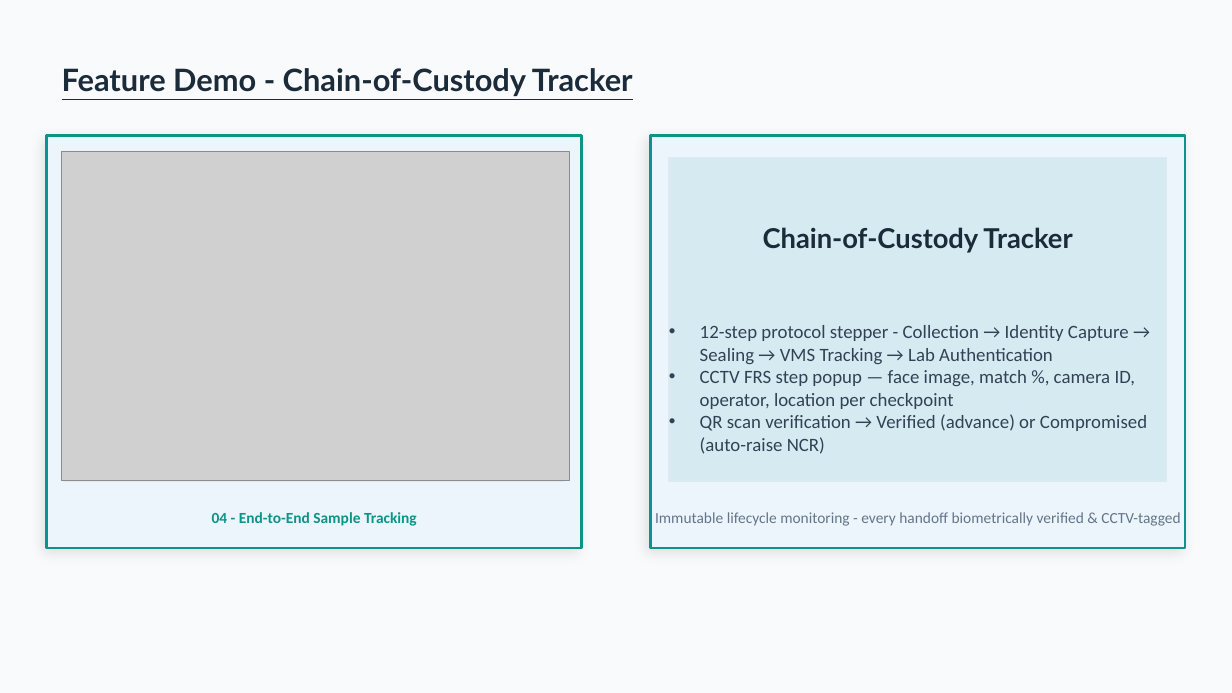
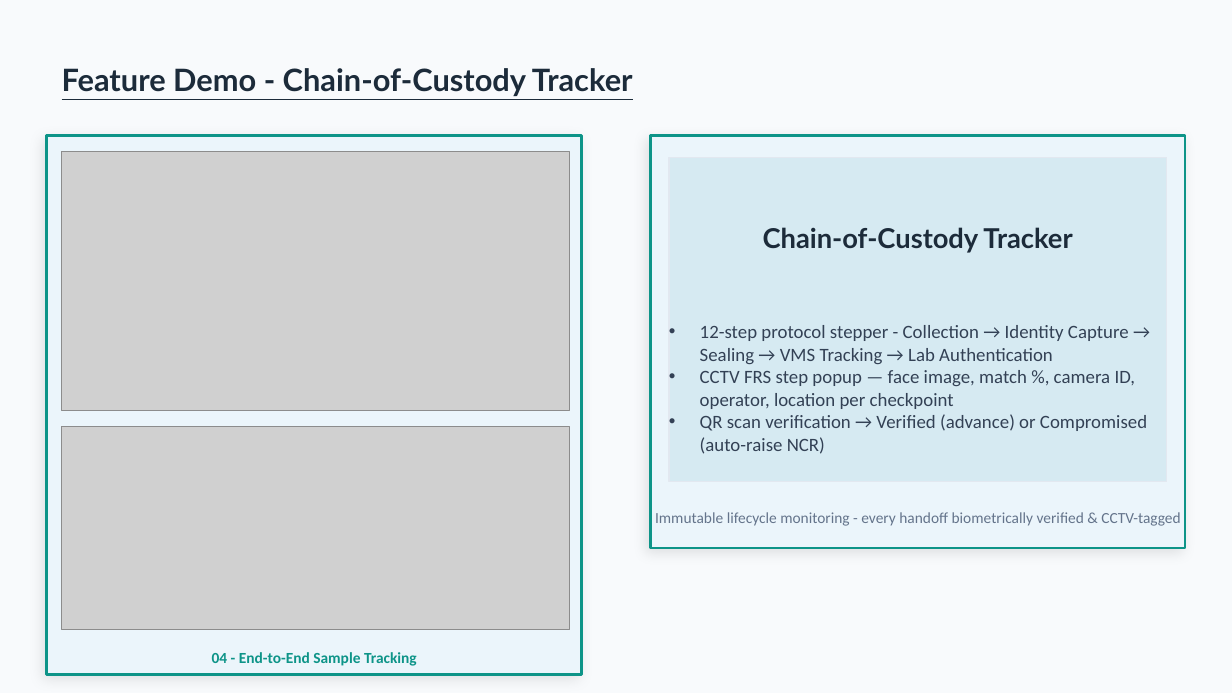
Before and after one commit to sudhansusekhar98/csaas, a slide deck: slide 7 of CSAAS_Presentation.pptx. Drawn at 1232x693 pixels with LibreOffice and Linux fonts; fonts in the diff are those of the drawing; grey boxes stand for pictures. Boxes give left, top, right and bottom in pixels: in the first picture for what was removed or moved away, otherwise in the second. Text is boxed around its words. In the diff, an @@ line names an element or a change of style, - is before the commit and + after.

```diff
--- a/CSAAS_Presentation.pptx
+++ b/CSAAS_Presentation.pptx
@@ rectangle: place and size @@
-rectangle at [47,136,582,548]
+rectangle at [47,136,582,674]
@@ picture: place and size @@
-picture at [62,152,569,480]
+picture at [62,152,569,410]
@@ rectangle removed at [65,158,563,482] @@
@@ picture added at [62,426,569,628] @@
@@ text "04 - End-to-End Sample Tracking": place and size @@
-text "04 - End-to-End Sample Tracking" at [212,512,417,526]
+text "04 - End-to-End Sample Tracking" at [212,652,417,666]
```
Also in this commit, not shown: 27 other files.
